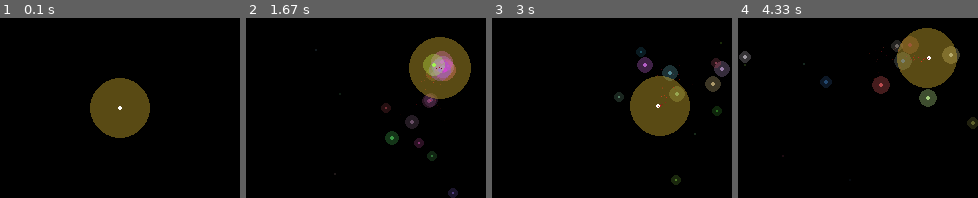
Above: before the commit, frames 1-4 (left to right).
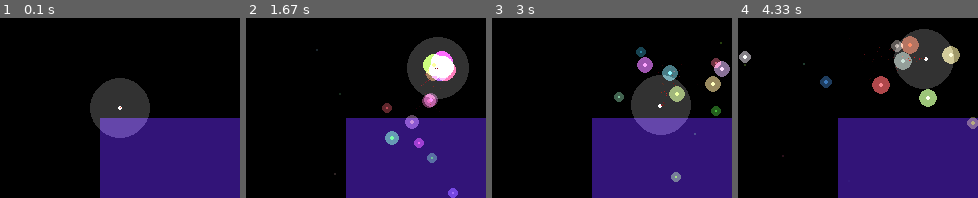
Above: after the commit, the same moments.

Repository: JerryLin1/PyGameShenanigans
Game: pygame game, started from test_game/test.py
Same seed, same stepped clock (60 frames per second), same inputs: the game is played once before the commit and once after it.
Inputs:
- Up to frame 1 (0.1 s): no input
- Up to frame 2 (1.67 s): tap Space at 0.33, 0.73, 1.03, 1.23, 1.57 s; hold D 0.67-1.13 s; hold W 1.17-1.47 s; hold D from 1.5 s (still down)
- Up to frame 3 (3 s): tap Space at 1.87, 2.07, 2.37, 2.63, 2.97 s; release D at 1.97 s; hold A 2-2.53 s; hold S 2.57-2.87 s; hold A from 2.9 s (still down)
- Up to frame 4 (4.33 s): tap Space at 3.27, 3.4, 3.8, 4.1 s; release A at 3.3 s; hold W 3.33-3.7 s; hold D from 3.73 s (still down)

The runs differ from the first frame. In frame 1, 31% of the frame differs, in the area x 37-100%, y 33-100%; in frame 2, 34%; in frame 3, 33%; in frame 4, 35%, in the area x 0-100%, y 5-100%.

Commit message:
better light

Diff:
--- a/test_game/entity.py
+++ b/test_game/entity.py
@@ -2,6 +2,9 @@
     def __init__(self):
         self.killed = False
         self.time_since_spawn = 0
+        self.timers = {}
 
     def tick(self, tick_time: float):
-        self.time_since_spawn+=tick_time
+        self.time_since_spawn += tick_time
+        for timer in self.timers.values():
+            timer.tick(tick_time)
--- a/test_game/helpers.py
+++ b/test_game/helpers.py
@@ -13,11 +13,16 @@
     surface.blit(shape_surf, rect)
 
 
-def draw_circle_alpha(surface, color, center, radius):
+def draw_circle_alpha(surface: pygame.Surface, color,
+                      center, radius, light=False):
     target_rect = pygame.Rect(center, (0, 0)).inflate((radius * 2, radius * 2))
     shape_surf = pygame.Surface(target_rect.size, pygame.SRCALPHA)
     pygame.draw.circle(shape_surf, color, (radius, radius), radius)
-    surface.blit(shape_surf, target_rect)
+    if light:
+        surface.blit(shape_surf, target_rect,
+                     special_flags=pygame.BLEND_RGBA_ADD)
+    else:
+        surface.blit(shape_surf, target_rect)
 
 
 def draw_polygon_alpha(surface, color, points):
@@ -77,6 +82,12 @@
 
 
 class Timer:
+    """
+    Timers take a time and a callback, and belong to an entity. Every x
+    milliseconds, the callback is called.
+    An entity's timer is updated in tick()
+    """
+
     def __init__(self, time, callback, is_active=True):
         self.time = time
         self.elapsed = 0
@@ -84,6 +95,7 @@
         self.is_active = is_active
 
     def tick(self, tick_time):
+        # If the timer is inactive, do not continue
         if not self.is_active:
             return
         self.elapsed += tick_time
--- a/test_game/particles.py
+++ b/test_game/particles.py
@@ -12,6 +12,7 @@
 class Particle(Entity):
     SCALE_ALPHA_LIFETIME = 0
     SCALE_SIZE_LIFETIME = 1
+
     def __init__(self, position: Vector2, color: Color = (255, 255, 255),
                  lifespan: float = 5000, vel: Vector2 = Vector2(0, 0),
                  accel: Vector2 = Vector2(0, 0), lights=[], flags=[]):
@@ -54,10 +55,12 @@
             else:
                 urad = light
             if Particle.SCALE_ALPHA_LIFETIME in self.flags:
-                ucol = self.color + (100 * lf,)
+                c = self.color
+                ucol = (c[0] * lf, c[1] * lf, c[2] * lf)
             else:
-                ucol = self.color + (100,)
-            draw_circle_alpha(surface, ucol, self.position, urad * 6)
+                ucol = self.color
+            draw_circle_alpha(surface, ucol, self.position, urad * 6,
+                              light=True)
 
 
 class ParticleCircle(Particle):
--- a/test_game/player.py
+++ b/test_game/player.py
@@ -23,12 +23,12 @@
             "trail": Timer(10, self.trail_particle)
         }
         self.light = Particle(position=self.position,
-                              color=get_random_color(),
+                              color=(50, 50, 50),
                               lifespan=-1,
                               lights=[5])
         init_entity(self.light)
 
-    def tick(self, tick_time: float, surface):
+    def update(self, tick_time: float, surface):
         self.keys = pygame.key.get_pressed()
 
         # If moving
@@ -51,10 +51,9 @@
 
         if self.key_up(pygame.K_SPACE):
             # kill(self)
-            burst_particles(self.position, 5)
+            burst_particles(self.position)
 
         self.prev_keys = self.keys
-        Unit.tick(self, tick_time, surface)
 
         self.light.lights[0] = 0.2 * math.sin(0.005 * self.time_since_spawn) + 5
         self.light.position = copy_vector2(self.position)
@@ -96,8 +95,9 @@
             Particle.SCALE_ALPHA_LIFETIME
         ]
         init_entity(ParticleCircle(position=(x, y),
-                                   color=get_random_color(50, 255, 50, 255, 50,
-                                                          255),
+                                   color=get_random_color(50, 255,
+                                                          50, 255,
+                                                          50, 255),
                                    lifespan=1000,
                                    vel=vector,
                                    # accel=Vector2(0, 10),
--- a/test_game/test.py
+++ b/test_game/test.py
@@ -5,14 +5,12 @@
 
 empty = (0, 0, 0, 0)  # The last 0 indicates 0 alpha, a transparent color
 
-
 def main():
     pygame.init()
     pygame.display.set_caption("Test game")
     clock = pygame.time.Clock()
 
     screen = pygame.display.set_mode((WIDTH, HEIGHT), pygame.SCALED)
-    screen_main = pygame.Surface((WIDTH, HEIGHT), pygame.SRCALPHA)
 
     running = True
 
@@ -21,15 +19,15 @@
     # main loop
     while running:
         screen.fill((0, 0, 0))
-        screen_main.fill(empty)
+        pygame.draw.rect(screen, (50, 20, 120), pygame.Rect(100, 100, 200, 80))
 
         dt = clock.tick(60)
 
-        tick_entities(screen_main, dt)
+        tick_entities(screen, dt)
         for event in pygame.event.get():
             if event.type == pygame.QUIT:
                 running = False
-        screen.blit(screen_main, (0, 0))
+        screen.blit(screen, (0, 0))
         pygame.display.update()
 
 
--- a/test_game/unit.py
+++ b/test_game/unit.py
@@ -1,6 +1,7 @@
 import pygame
 
 from test_game.entity import Entity
+
 
 # Active game objects with basic physics
 class Unit(Entity):
@@ -8,7 +9,7 @@
         Entity.__init__(self)
         self.speed = 3
         self.position = position
-        self.timers = {}
+
         self.accel = pygame.Vector2(0, 0)
         self.vel = pygame.Vector2(0, 0)
         self.friction = 0.8
@@ -25,9 +26,11 @@
                 self.vel = pygame.Vector2(0, 0)
         self.position += self.vel
 
+        self.update(tick_time, surface)
         self.draw(surface)
-        for timer in self.timers.values():
-            timer.tick(tick_time)
+
+    def update(self, tick_time, surface):
+        raise NotImplementedError
 
     def draw(self, surface):
         raise NotImplementedError
